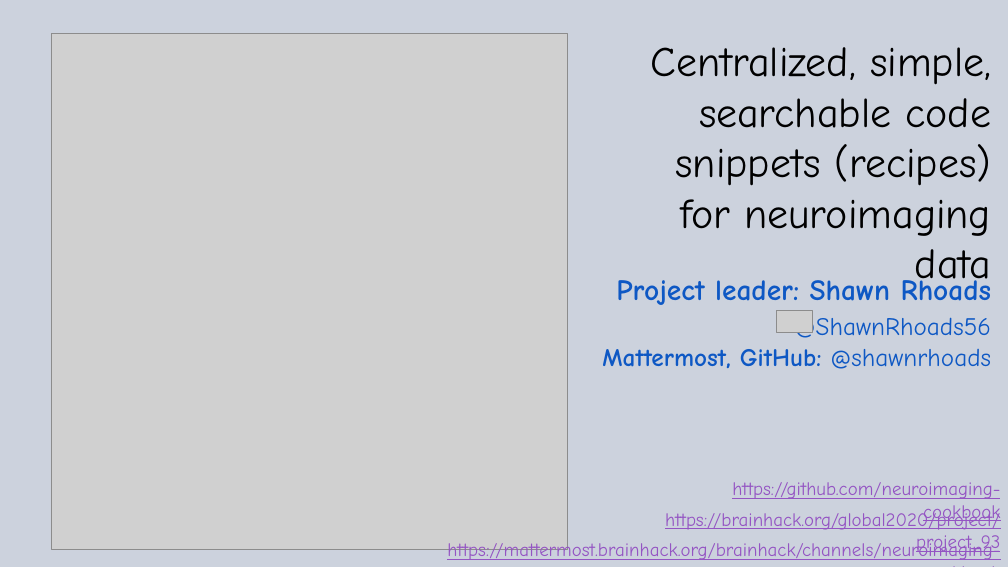
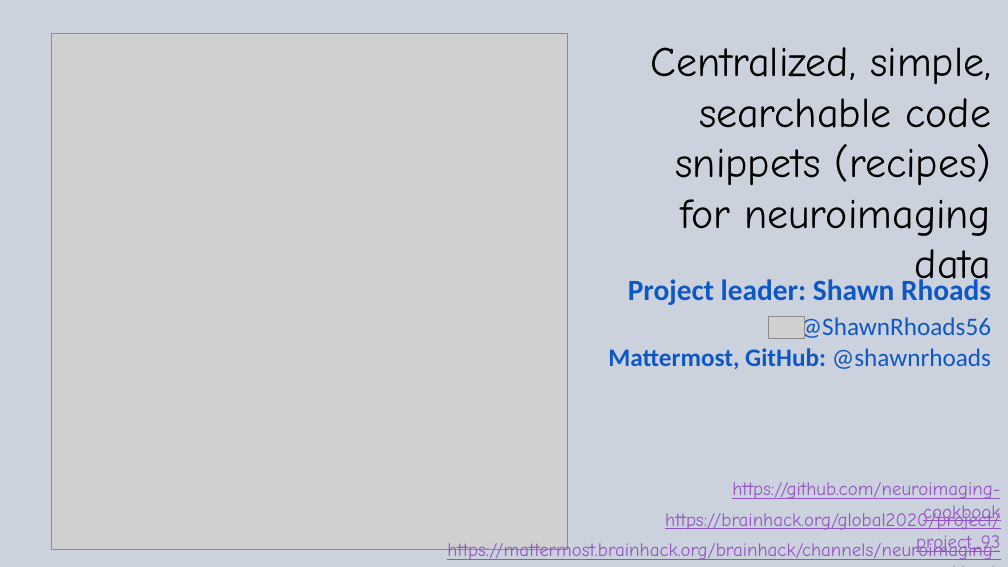
Before and after one commit to neuroimaging-cookbook/neuroimaging-cookbook.github.io, a slide deck: slide 1 of resources/presentations/BrainhackDC2020-Pitch.pptx. Drawn at 1008x567 pixels with LibreOffice and Linux fonts; fonts in the diff are those of the drawing; grey boxes stand for pictures. Boxes give left, top, right and bottom in pixels: in the first picture for what was removed or moved away, otherwise in the second. Text is boxed around its words. In the diff, an @@ line names an element or a change of style, - is before the commit and + after.

Commit message:
edited slides

```diff
--- a/resources/presentations/BrainhackDC2020-Pitch.pptx
+++ b/resources/presentations/BrainhackDC2020-Pitch.pptx
@@ text "Project leader: Shawn Rhoads" at (x1=608, y1=275, x2=991, y2=369): font Comic Neue to Calibri @@
@@ picture moved from (x1=777, y1=311, x2=813, y2=333) to (x1=768, y1=316, x2=805, y2=338) @@
```
